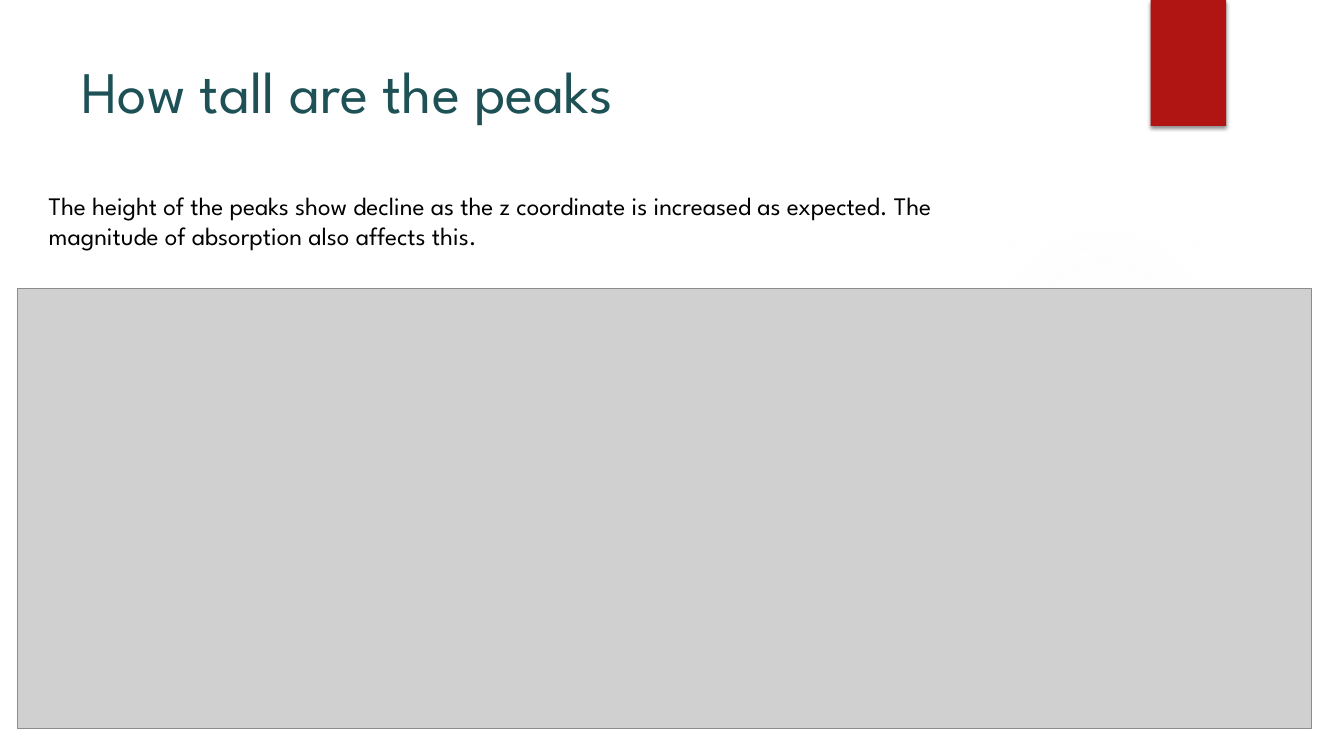
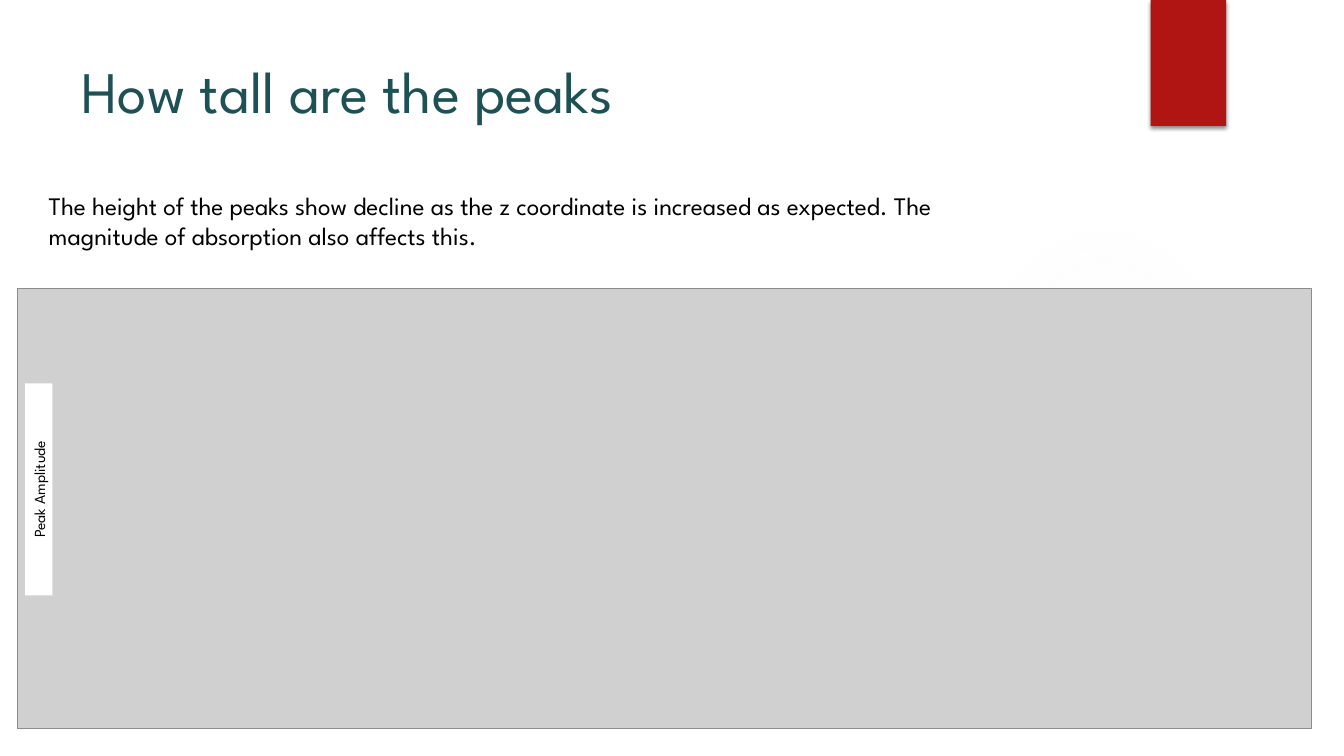
Before and after one commit to KAANVOLKAN05/GPGPU_Research, a slide deck: slide 10 of TurbidityMeterStudy/MonteCarloProj/Presentation for West River.pptx. Drawn at 1344x756 pixels with LibreOffice and Linux fonts; fonts in the diff are those of the drawing; grey boxes stand for pictures; background and template pictures are left out. Boxes give left, top, right and bottom in pixels: in the first picture for what was removed or moved away, otherwise in the second. Text is boxed around its words. In the diff, an @@ line names an element or a change of style, - is before the commit and + after.

```diff
--- a/TurbidityMeterStudy/MonteCarloProj/Presentation for West River.pptx
+++ b/TurbidityMeterStudy/MonteCarloProj/Presentation for West River.pptx
@@ rectangle added at (25, 384, 52, 595), fill #FFFFFF, 11 pt, text #000000 @@
+Peak Amplitude
```
Also in this commit, not shown: 7 other slides changed, 1 slide added, 1 other file.
